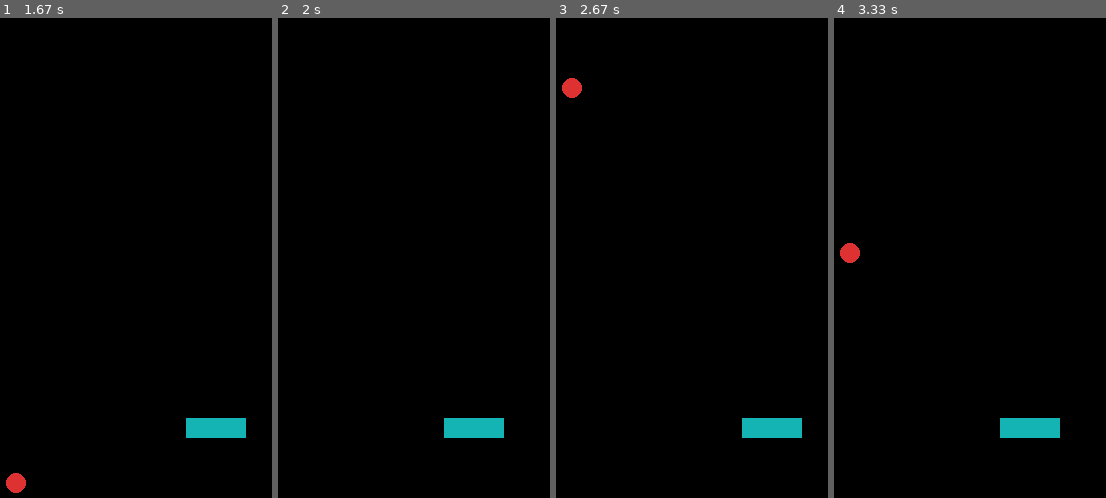
Above: before the commit, frames 1-4 (left to right).
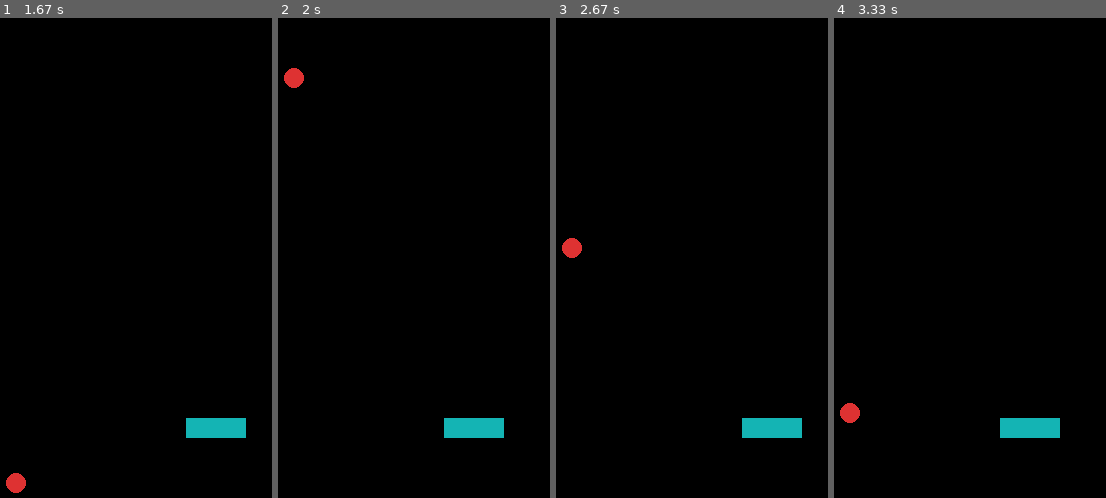
Above: after the commit, the same moments.

Repository: CoderDojoSV/beginner-python
Game: pygame game, started from Day-6/paddle starter.py
Two runs of this game, one before a commit and one after it. Both use one fixed random seed, a clock stepped at 60 frames per second and the inputs below. The source is Python 2; it was converted automatically to run under Python 3.
Inputs:
- Up to frame 1 (1.67 s): hold Right 0.33-0.8 s; hold Right 0.83-1.3 s; hold Left from 1.33 s (still down)
- Up to frame 2 (2 s): release Left at 1.87 s; hold Left from 1.9 s (still down)
- Up to frame 3 (2.67 s): release Left at 2.3 s; hold Right from 2.33 s (still down)
- Up to frame 4 (3.33 s): release Right at 2.97 s; hold Left from 3 s (still down)

Frame 1 is identical in both runs. In frame 2, 0.2% of the frame differs, in the area x 2-10%, y 10-15%; in frame 3, 0.5%, in the area x 2-10%, y 12-50%; in frame 4, 0.5%.

Commit message:
Update paddle starter.py

Diff:
--- a/Day-6/paddle starter.py
+++ b/Day-6/paddle starter.py
@@ -62,7 +62,7 @@
     #move the ball
     ball_y = ball_y + ball_speed_y
     #check if the ball is off the bottom of the screen
-    if ball_y > screen.get_width():
+    if ball_y > screen.get_height():
         ball_y = 0
 
     #create imaginary rectangles around ball and paddle
